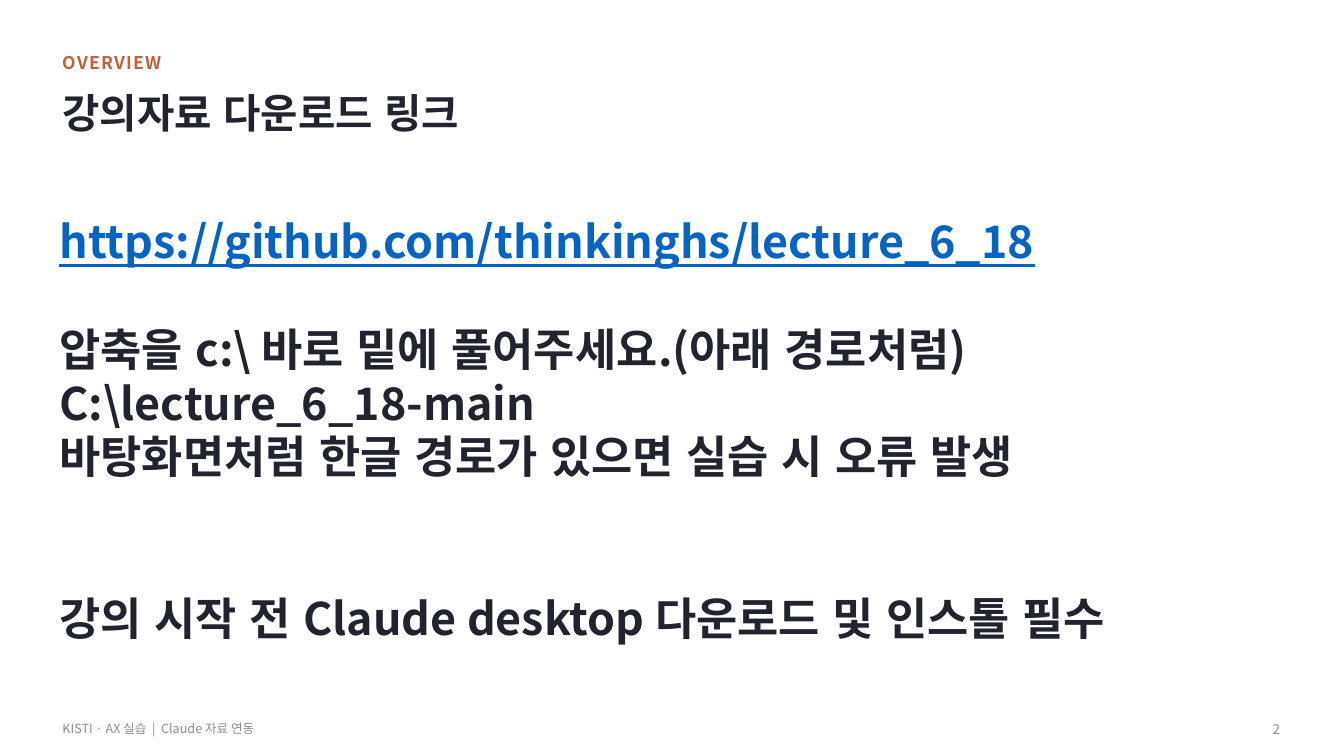
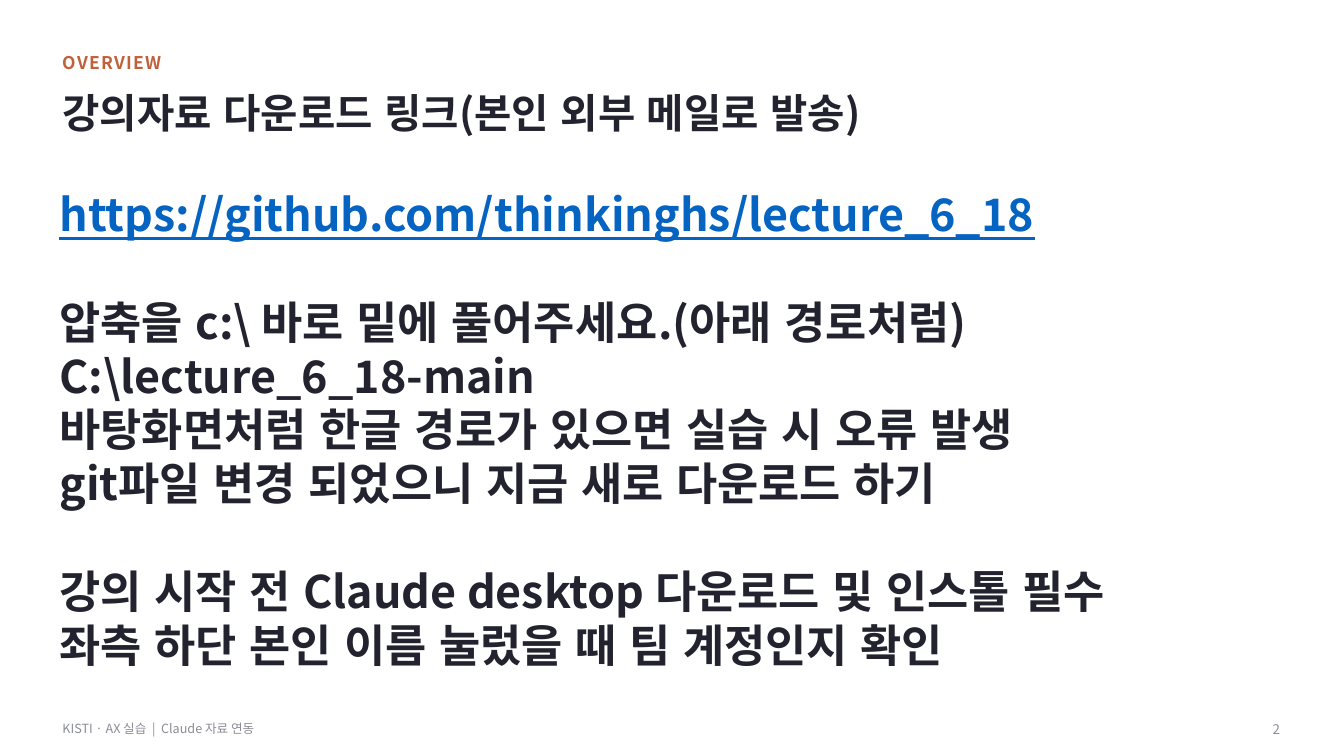
Before and after one commit to thinkinghs/lecture_6_18, a slide deck: slide 1 of 2차시_강의자료_합본.pptx. Drawn at 1344x756 pixels with LibreOffice and Linux fonts; fonts in the diff are those of the drawing. Boxes give left, top, right and bottom in pixels: in the first picture for what was removed or moved away, otherwise in the second. Text is boxed around its words. In the diff, an @@ line names an element or a change of style, - is before the commit and + after.

```diff
--- a/2차시_강의자료_합본.pptx
+++ b/2차시_강의자료_합본.pptx
@@ text at [62,94,860,136]: text changed @@
-강의자료 다운로드 링크
+강의자료 다운로드 링크(본인 외부 메일로 발송)
@@ text at [59,462,936,511]: paragraph added @@
+git파일 변경 되었으니 지금 새로 다운로드 하기
@@ text at [59,624,943,666]: paragraph added @@
+좌측 하단 본인 이름 눌렀을 때 팀 계정인지 확인
```
